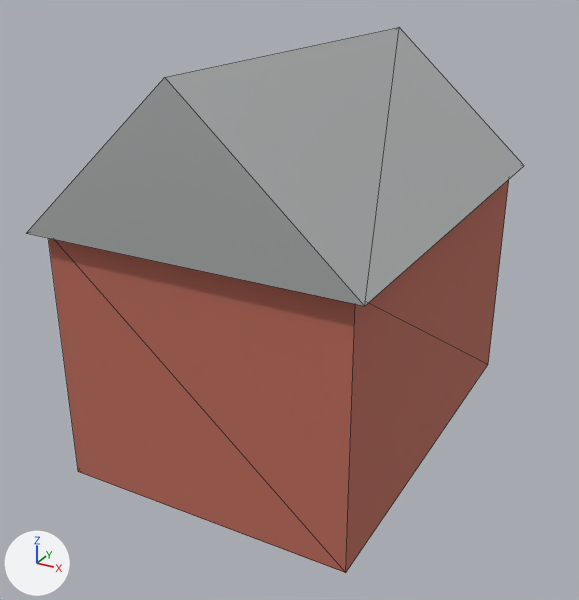
The glTF model assets/models/environment/temperate/Barn.glb, before and after one commit.
One viewpoint serves both versions: a 50 mm lens placed at (8.53, -16.46, 11.39), pointed at (-0.15, -0.68, 3.5). Lighting does not change. The marker at lower left points along +X, +Y and +Z. The older version comes first. Mesh edges are drawn as thin lines on the coarser meshes. Where no turn or scale is listed for an object, it has been applied to the vertices. Vertices at exactly the same position are counted once.

The first picture shows 'Barn', 'Barn roof'.
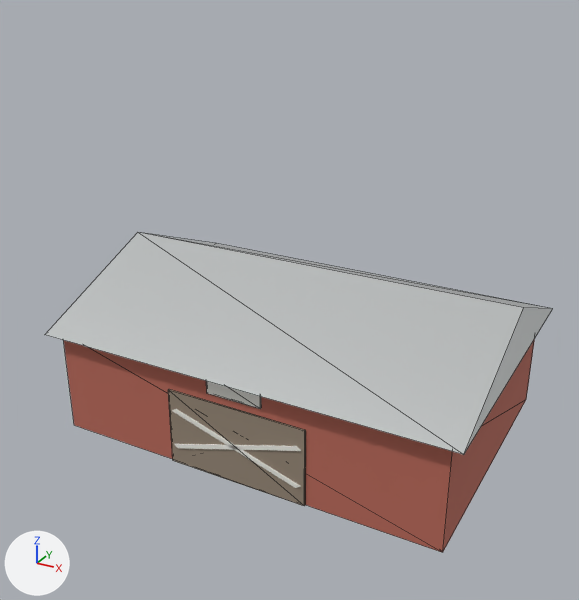
Where the newer file only moved an object's origin or applied its transform, the numbers keep the older frame.

Changed parts and their boxes (x1, y1, x2, y2) in the pictures (579 x 600 px):
```json
{"object": "Barn roof", "change": "reshaped", "before": [26, 27, 524, 306], "after": [45, 232, 552, 455], "on screen": "20% shorter"}
{"object": "Barn", "change": "reshaped", "before": [48, 180, 509, 573], "after": [64, 339, 535, 552]}
{"object": "Barn door", "change": "unchanged, uncovered by the edit", "after": [168, 389, 306, 506]}
```

Edits to the scene script, one JSON object a line:
```json
{"block": "me_cube_017", "where": "# used by ob_barn; location = (0.0, 0.0, 3.0)"}
{"op": "remove", "block": "me_cube_017", "code": "me_cube_017.from_pydata(...)  # 8 vertices, 12 faces; spans x -3.5..3.5, y -5.0..5.0, z -3.0..3.0"}
{"op": "add", "block": "me_cube_017", "code": "me_cube_017.from_pydata(...)  # 8 vertices, 12 faces; spans x -5.0..5.0, y -3.5..3.5, z -3.0..-0.32"}
{"block": "me_cube_017", "change": "me_cube_017 part 1"}
{"op": "set", "path": "me_cube_017.vertices[0].co", "old": "(3.5, -5.0, -3.0)", "new": "(-5.0, -3.5, -3.0)", "note": "pixel (345, 572) -> pixel (74, 425)"}
{"op": "set", "path": "me_cube_017.vertices[1].co", "old": "(3.5, -5.0, 3.0)", "new": "(-5.0, -3.5, -0.32)"}
{"op": "set", "path": "me_cube_017.vertices[2].co", "old": "(-3.5, -5.0, -3.0)", "new": "(-5.0, 3.5, -3.0)", "note": "pixel (78, 471) -> not seen"}
{"op": "set", "path": "me_cube_017.vertices[3].co", "old": "(-3.5, -5.0, 3.0)", "new": "(-5.0, 3.5, -0.32)"}
{"op": "set", "path": "me_cube_017.vertices[4].co", "old": "(3.5, 5.0, -3.0)", "new": "(5.0, -3.5, -3.0)", "note": "pixel (488, 364) -> pixel (442, 552)"}
{"op": "set", "path": "me_cube_017.vertices[5].co", "old": "(3.5, 5.0, 3.0)", "new": "(5.0, -3.5, -0.32)"}
{"op": "set", "path": "me_cube_017.vertices[6].co", "old": "(-3.5, 5.0, -3.0)", "new": "(5.0, 3.5, -3.0)", "note": "not seen -> pixel (526, 399)"}
{"op": "set", "path": "me_cube_017.vertices[7].co", "old": "(-3.5, 5.0, 3.0)", "new": "(5.0, 3.5, -0.32)"}
{"block": "me_barn_roof", "where": "# used by ob_barn_roof; location = (0.0, 0.0, 0.0)"}
{"op": "remove", "block": "me_barn_roof", "code": "me_barn_roof.from_pydata(...)  # 6 vertices, 6 faces; spans x -3.8..3.8, y -5.3..5.3, z 6.0..9.4"}
{"op": "add", "block": "me_barn_roof", "code": "me_barn_roof.from_pydata(...)  # 6 vertices, 6 faces; spans x -5.3..5.3, y -3.8..3.8, z 2.68..4.2"}
{"block": "me_barn_roof", "change": "me_barn_roof part 2"}
{"op": "set", "path": "me_barn_roof.vertices[0].co", "old": "(-3.8, -5.3, 6.0)", "new": "(5.3, -3.8, 2.68)", "note": "pixel (26, 233) -> pixel (463, 454)"}
{"op": "set", "path": "me_barn_roof.vertices[1].co", "old": "(3.8, -5.3, 6.0)", "new": "(5.3, 3.8, 2.68)", "note": "pixel (364, 306) -> pixel (552, 308)"}
{"op": "set", "path": "me_barn_roof.vertices[2].co", "old": "(3.8, 5.3, 6.0)", "new": "(-5.3, 3.8, 2.68)", "note": "pixel (524, 165) -> pixel (216, 243)"}
{"op": "set", "path": "me_barn_roof.vertices[3].co", "old": "(-3.8, 5.3, 6.0)", "new": "(-5.3, -3.8, 2.68)", "note": "not seen -> pixel (44, 334)"}
{"op": "set", "path": "me_barn_roof.vertices[4].co", "old": "(0.0, -5.3, 9.4)", "new": "(5.3, 0.0, 4.2)", "note": "pixel (164, 77) -> pixel (523, 307)"}
{"op": "set", "path": "me_barn_roof.vertices[5].co", "old": "(0.0, 5.3, 9.4)", "new": "(-5.3, 0.0, 4.2)", "note": "pixel (399, 27) -> pixel (137, 232)"}
```
